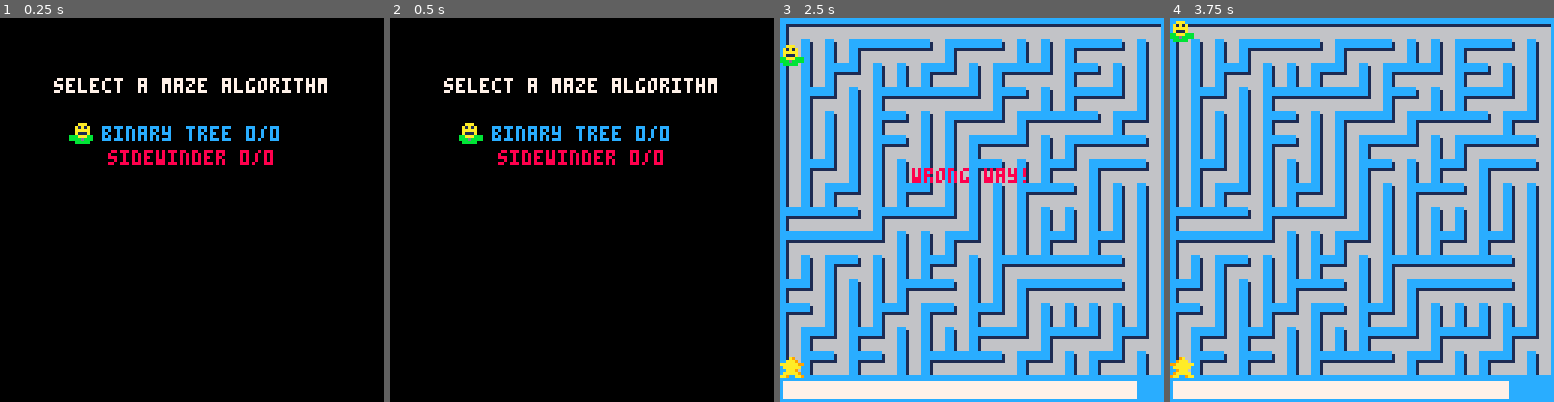
Above: before the commit, frames 1-4 (left to right).
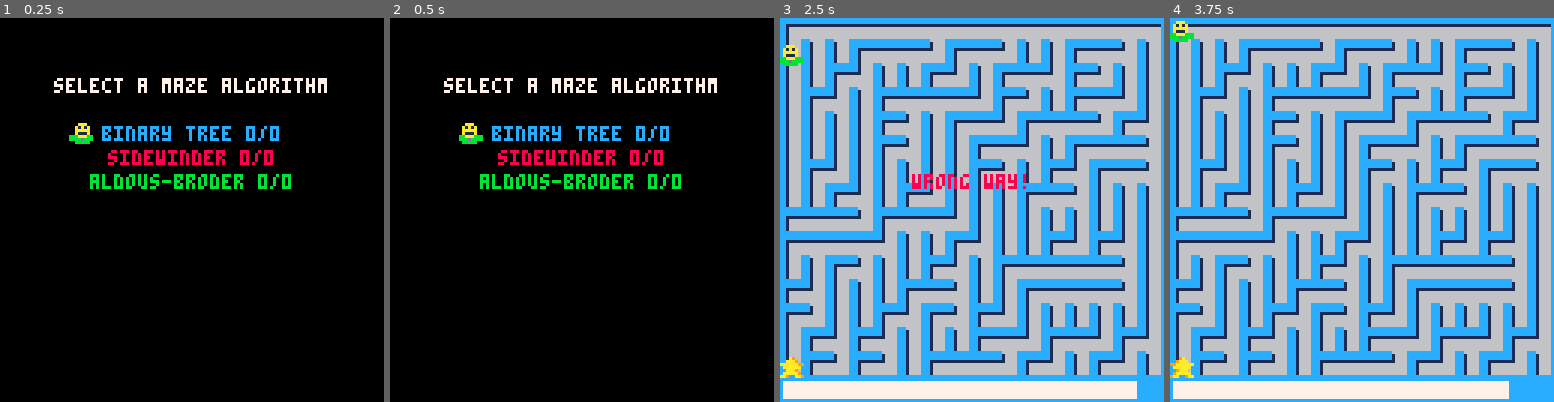
Above: after the commit, the same moments.

Repository: djiaak/pico8-maze
Game: PICO-8 cartridge maze.p8
The game is run twice, just before and just after one commit, with the same random seed, the same clock (stepped at 60 frames per second) and the same inputs.
Inputs:
- Up to frame 1 (0.25 s): no input
- Up to frame 2 (0.5 s): tap O (Z key) at 0.33 s
- Up to frame 3 (2.5 s): tap O (Z key) at 0.7, 1.43, 2.22 s; tap X (X key) at 1.07, 2.07, 2.4 s; hold Left 1.97-2.37 s; hold Down from 2.42 s (still down)
- Up to frame 4 (3.75 s): tap X (X key) every 0.33 s from 2.73 to 3.73 s; release Down at 2.82 s; hold Right 2.87-3.53 s; tap O (Z key) at 3.1 s; hold Up from 3.58 s (still down)

The runs differ from the first frame. In frame 1, 1.0% of the frame differs, in the area x 23-76%, y 40-45%; in frame 2, 1.0%; in frame 3, 0.6%; in frame 4, nothing differs.

Commit message:
Add Aldous-Broder algorithm

Diff:
--- a/maze.p8
+++ b/maze.p8
@@ -194,7 +194,7 @@
 function grid:random_cell()
 	local row = flr(rnd(self.rows)) + 1
 	local col = flr(rnd(self.cols)) + 1
-	return self.lookup(row,col)
+	return self:lookup(row,col)
 end
 
 function grid:size()
@@ -342,7 +342,28 @@
 	}
 
 end
-
+-->8
+aldous_broder = {}
+aldous_broder.__index = aldous_broder
+function aldous_broder:create()
+	local o = {}
+	setmetatable(o, aldous_broder)
+	return o
+end
+
+function aldous_broder:on(grid)
+	local cell=grid:random_cell()
+	local unvisited=grid:size()-1
+
+	while unvisited>0 do
+		local neighbor=sample(cell:neighbors())
+		if count(neighbor:get_link_keys())==0 then
+			cell:link(neighbor, true)
+			unvisited=unvisited-1
+		end
+		cell=neighbor
+	end
+end
 -->8
 distances = {}
 distances.__index = distances
@@ -394,7 +415,8 @@
 local screen_width = tile_size*max_col_count
 local maze_types = {
 	{ type=binary_tree, name="binary tree", color=12 },
-	{ type=sidewinder, name="sidewinder", color=8 }
+	{ type=sidewinder, name="sidewinder", color=8 },
+	{ type=aldous_broder, name="aldous-broder", color=11 }
 }
 
 --menu stuff
@@ -616,9 +638,14 @@
 	cls(maze_types[selected_maze_type_idx].color)
 
 	local map_x=0
-	if shake_until_time > time() then map_x=flr(time()*32) % 2 end
+	local wrong_way_color
+	if shake_until_time > time() then
+		local shake_mod=flr(time()*32) % 2
+		map_x=shake_mod
+		if shake_mod==0 then wrong_way_color=8 else wrong_way_color=7 end
+	end
 	map(0,0,map_x,0,col_count,row_count)
-	if shake_until_time > time() then print_center("wrong way!", 50, 8) end
+	if shake_until_time > time() then print_center("wrong way!", 52, wrong_way_color) end
 	draw_timer()
 	local flip_player = flr(time()*2) % 2 == 0
 	local flip_goal = flr(time()*4) % 2 == 0
